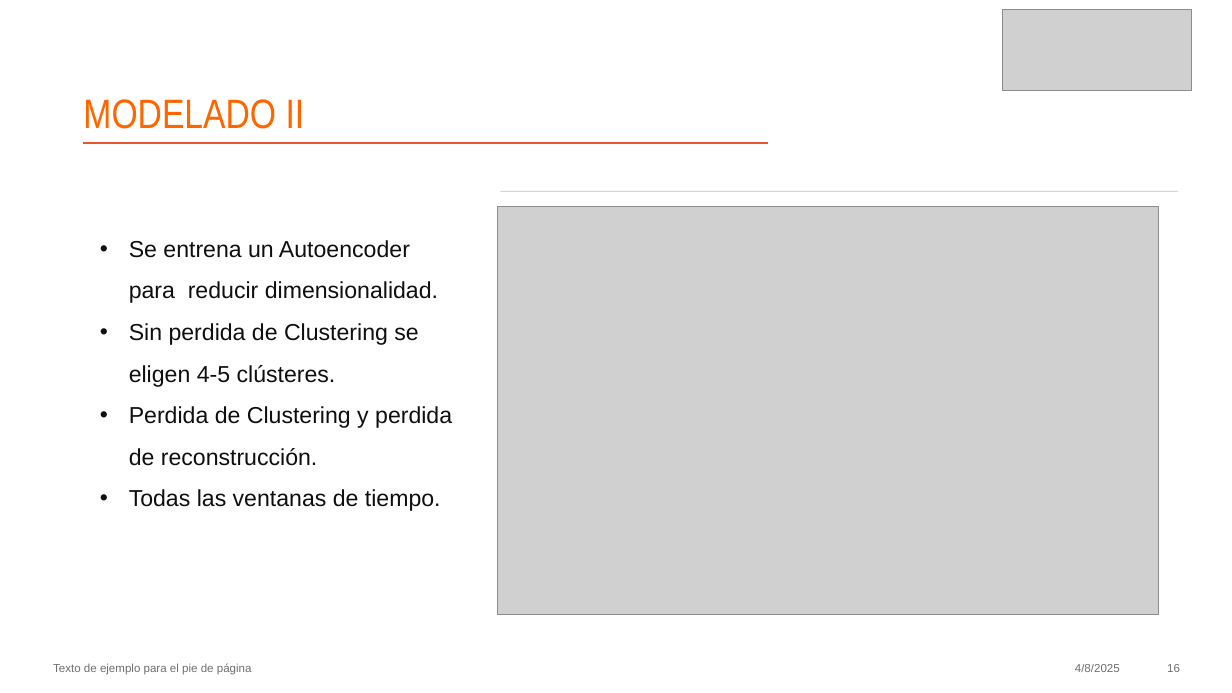
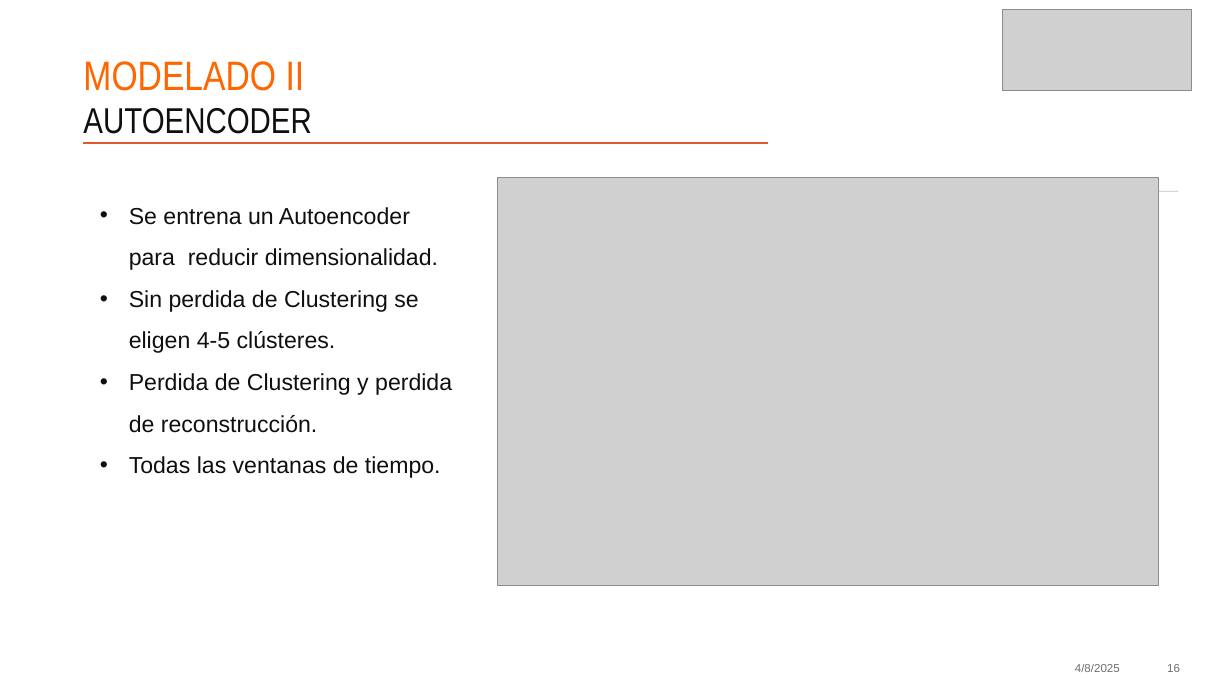
Before and after one commit to MichaeLaudrup/Artificial_Intelligence_Msc, a slide deck: slide 16 of TFM_education_ai_analytics/docs/Presentacion.pptx. Drawn at 1232x693 pixels with LibreOffice and Linux fonts; fonts in the diff are those of the drawing; grey boxes stand for pictures. Boxes give left, top, right and bottom in pixels: in the first picture for what was removed or moved away, otherwise in the second. Text is boxed around its words. In the diff, an @@ line names an element or a change of style, - is before the commit and + after.

```diff
--- a/TFM_education_ai_analytics/docs/Presentacion.pptx
+++ b/TFM_education_ai_analytics/docs/Presentacion.pptx
@@ title "MODELADO II": place and size @@
-title "MODELADO II" at <box>83,99,305,129</box>
+title "MODELADO II" at <box>83,61,305,91</box>
@@ text added at <box>83,108,311,134</box>, 28 pt, text #0F0F0F @@
+AUTOENCODER
@@ picture: place and size @@
-picture at <box>497,207,1159,615</box>
+picture at <box>497,177,1159,585</box>
@@ text "Se entrena un Autoencoder para ...": place and size @@
-text "Se entrena un Autoencoder para ..." at <box>129,240,452,511</box>
+text "Se entrena un Autoencoder para ..." at <box>129,207,452,478</box>
@@ text removed at <box>53,663,252,675</box> @@
-Texto de ejemplo para el pie de página
```
Also in this commit, not shown: 25 other slides changed, 5 other files.
